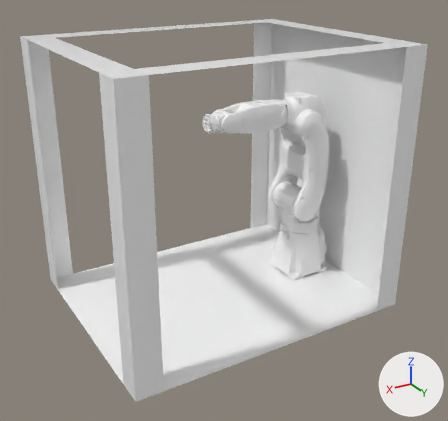
An edit to the FBX model RoboSim/RobotStandard/Yaskawa-gp8-113k.fbx, drawn before and after from the same camera.
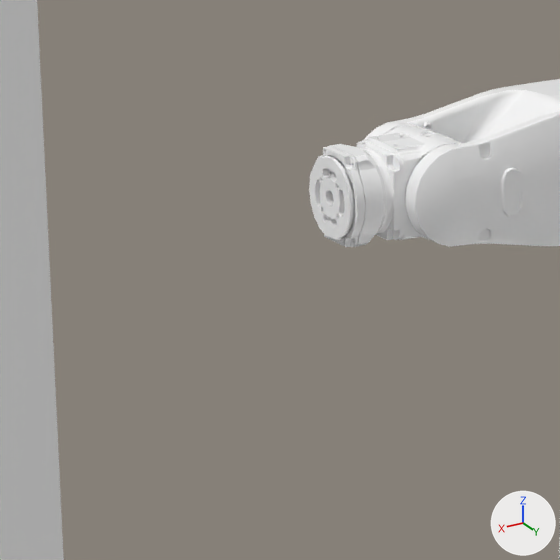
The first picture shows the older version from a 50 mm camera at (15.71, 19.7, 11.43) aimed at (4.28, 0.65, 1.9). The close-ups show both versions on the part from 32% to 56% of the width and 20% to 46% of the height of that picture; other places that the commit changed are outside them. Arrows for +X, +Y and +Z are at lower right; the lights stay in place. Where no turn or scale is listed for an object, it has been applied to the vertices. Vertices at the same position are counted once.

Script lines for the objects in view, before the commit:
```python
me_rbsimbase_5 = bpy.data.meshes.new('RBSIMBase_5')
me_rbsimbase_5.from_pydata(...)  # 527 vertices, 906 faces; spans x 3.46..4.302, y -0.315..0.315, z 4.842..5.614
me_rbsimbase_5.materials.append(mat_material_2)  # white #fdfdfd
me_rbsimbase_6 = bpy.data.meshes.new('RBSIMBase_6')
me_rbsimbase_6.from_pydata(...)  # 710 vertices, 1376 faces; spans x 4.302..4.658, y -0.337..0.336, z 4.903..5.574
me_rbsimbase_6.materials.append(mat_material_2)  # white #fdfdfd
me_table_1 = bpy.data.meshes.new('table 1')
me_table_1.from_pydata(...)  # 28 vertices, 17 faces; spans x -1.43..9.97, y -4.56..4.64, z -2.04..8.26
me_table_1.materials.append(mat_material_1)  # white #fdfdfd
ob_rbsimbase_5 = bpy.data.objects.new('RBSIMBase_5', me_rbsimbase_5)
ob_rbsimbase_5.location = (0.0, 0.0, 0.0)
ob_rbsimbase_6 = bpy.data.objects.new('RBSIMBase_6', me_rbsimbase_6)
ob_rbsimbase_6.location = (0.0, 0.0, 0.0)
ob_table_1 = bpy.data.objects.new('table 1', me_table_1)
ob_table_1.location = (0.0, 0.0, 0.0)
# also in view: 'RBSIMBase_4' at (2.67, 0.0, 5.24)
```
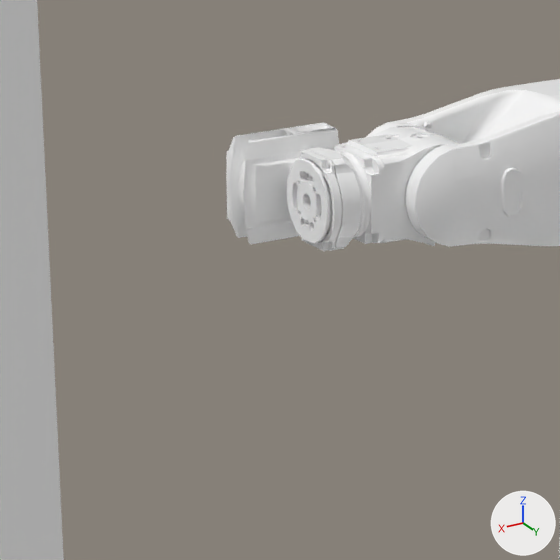
What differs and where, as boxes [x1, y1, x2, y2] in the close-ups (560 x 560 px):
'RBSIMBase_6', mesh moved
    before: [309, 144, 394, 247]
    after: [287, 147, 371, 251]
'RBSIMBase_7', added
    after: [226, 122, 339, 244]
'RBSIMBase_5', reshaped (18% wider)
    before: [356, 126, 462, 240]
    after: [334, 126, 459, 246]

What changed in the scene script:
```text
Add mat_material_1_2:
    mat_material_1_2 = principled_material('Material_1_2')
    mat_material_1_2.base_color = (0.98, 0.98, 0.98)  # white #fdfdfd
    mat_material_1_2.roughness = 0.553
Change me_rbsimbase_6:
    where me_rbsimbase_6.from_pydata(...)  # 710 vertices, 1376 faces; spans x 4.302..4.658, y -0.337..0.336, z 4.903..5.574
    used by ob_rbsimbase_6; location = (0.0, 0.0, 0.0)
    me_rbsimbase_6 part 1: the whole mesh is moved by (0.189, 0.0, 0.0)
Change me_rbsimbase_5:
    where me_rbsimbase_5.from_pydata(...)  # 527 vertices, 906 faces; spans x 3.46..4.302, y -0.315..0.315, z 4.842..5.614
    used by ob_rbsimbase_5; location = (0.0, 0.0, 0.0)
    me_rbsimbase_5 part 2: the whole mesh is multiplied about its middle by the matrix ((1.264, 0.0, 0.0), (0.0, 1.0, 0.0), (0.0, 0.0, 1.0)), then moved by (0.078, 0.0, 0.0)
Add me_rbsimbase_7:
    me_rbsimbase_7.from_pydata(...)  # 129 vertices, 243 faces; spans x 4.31..5.129, y -0.734..-0.275, z 4.826..5.609
    me_rbsimbase_7.materials.append(mat_material_1_2)  # white #fdfdfd
Add ob_rbsimbase_7:
    ob_rbsimbase_7 = bpy.data.objects.new('RBSIMBase_7', me_rbsimbase_7)
    ob_rbsimbase_7.location = (0.0, 0.0, 0.0)
```
